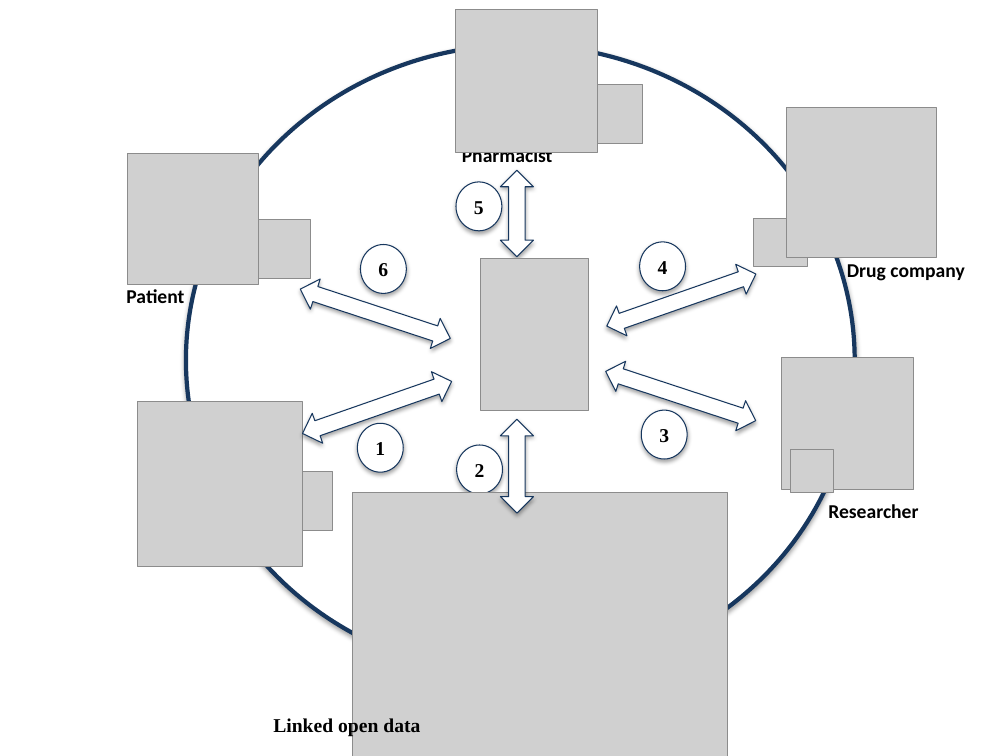
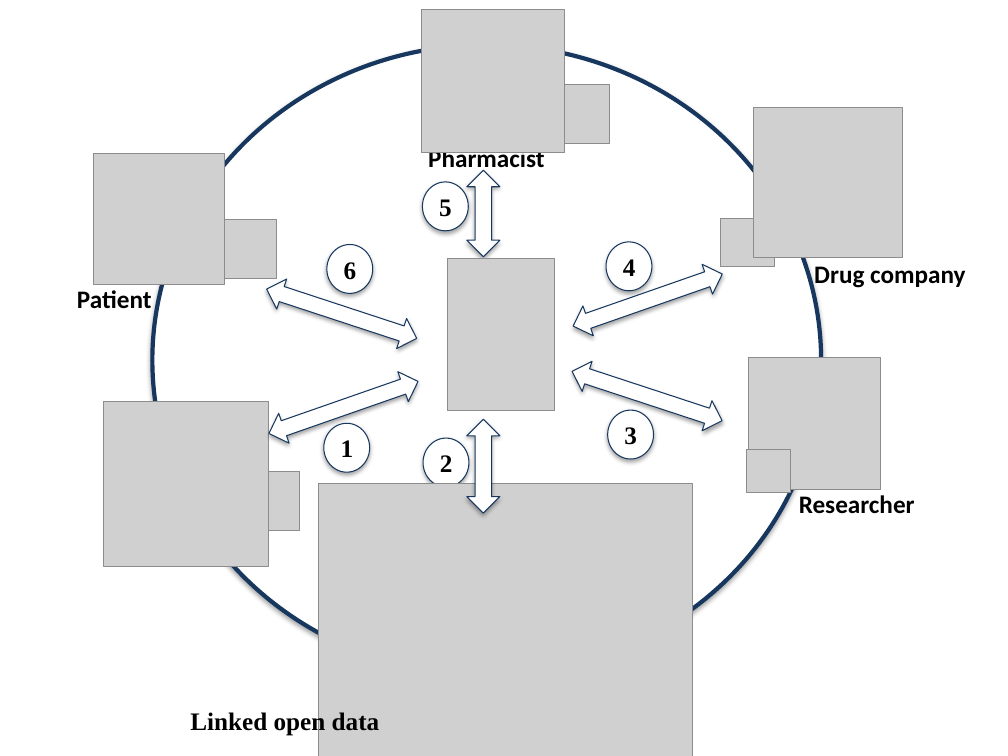
Before and after one commit to thinker007/pharmer, a slide deck: slide 1 of paper/images/ asli.pptx. Drawn at 1008x756 pixels with LibreOffice and Linux fonts; fonts in the diff are those of the drawing; grey boxes stand for pictures. Boxes give left, top, right and bottom in pixels: in the first picture for what was removed or moved away, otherwise in the second. Text is boxed around its words. In the diff, an @@ line names an element or a change of style, - is before the commit and + after.

```diff
--- a/paper/images/ asli.pptx
+++ b/paper/images/ asli.pptx
@@ text "Pharmacist": place and size @@
-text "Pharmacist" at [462, 152, 553, 167]
+text "Pharmacist" at [428, 152, 544, 174]
@@ text "Drug company": place and size @@
-text "Drug company" at [847, 264, 964, 281]
+text "Drug company" at [814, 266, 965, 289]
@@ text "Patient": place and size @@
-text "Patient" at [126, 289, 184, 303]
+text "Patient" at [77, 290, 152, 309]
@@ 10 pictures, 6 ellipses, 6 left right arrows: place and size @@
-10 pictures, 6 ellipses, 6 left right arrows at [127, 10, 936, 675]
+10 pictures, 6 ellipses, 6 left right arrows at [94, 10, 903, 675]
@@ ellipse "2": place and size @@
-ellipse "2" at [457, 446, 503, 494]
+ellipse "2" at [423, 438, 470, 487]
@@ picture: place and size @@
-picture at [790, 450, 834, 492]
+picture at [747, 450, 790, 492]
@@ picture: place and size @@
-picture at [353, 493, 728, 756]
+picture at [319, 484, 694, 756]
@@ text "Researcher": place and size @@
-text "Researcher" at [828, 504, 918, 518]
+text "Researcher" at [799, 495, 915, 514]
@@ text added at [112, 566, 209, 567], 18 pt, text #000000, bold @@
+Physician
@@ size 14 to 18 pt in 11 elements at [422, 182, 469, 231], [608, 410, 654, 459], [606, 242, 652, 290], [324, 423, 370, 472], [327, 245, 373, 293], [423, 438, 470, 487], [814, 266, 965, 289], [799, 495, 915, 514], [428, 152, 544, 174], [77, 290, 152, 309], [190, 710, 380, 736] @@
@@ text "Linked open data": place and size @@
-text "Linked open data" at [273, 717, 420, 737]
+text "Linked open data" at [190, 710, 380, 736]
```
Also in this commit, not shown: 3 other files.
